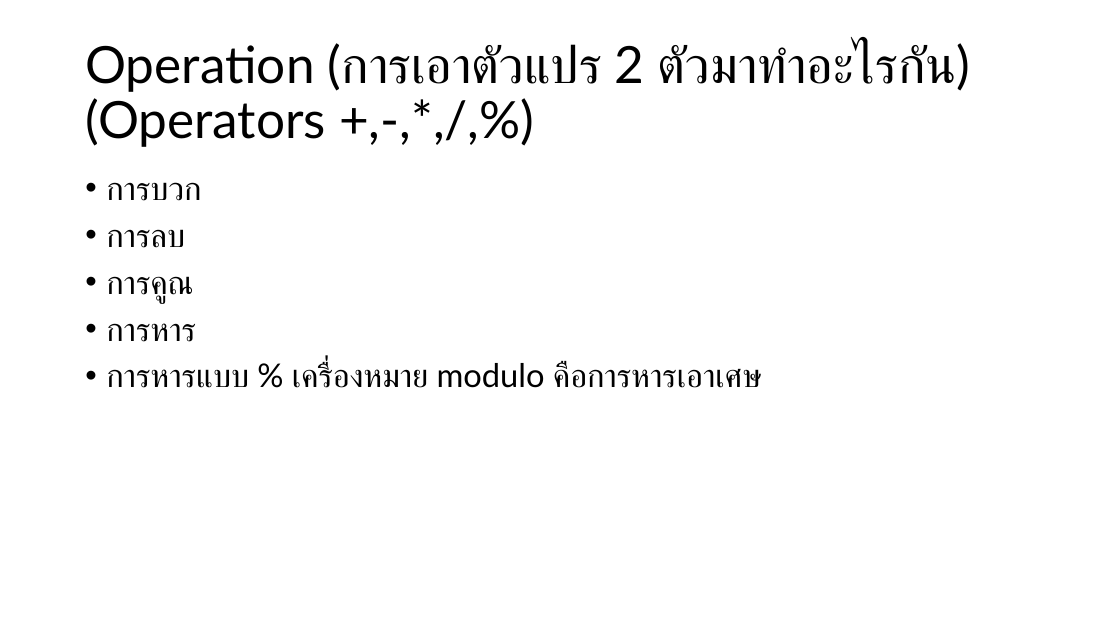
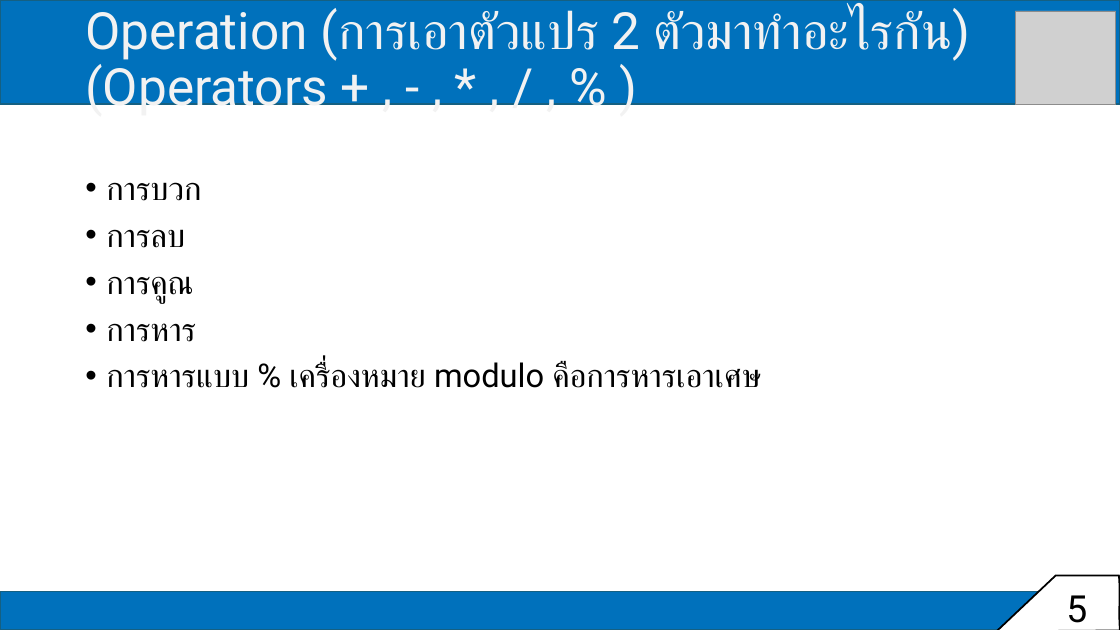
Before and after one commit to tohnperfect/Course-DS-Programming-and-Data-Viz, a slide deck: slide 5 of PPT/Class period 1.pptx. Drawn at 1120x630 pixels with LibreOffice and Linux fonts; fonts in the diff are those of the drawing; grey boxes stand for pictures. Boxes give left, top, right and bottom in pixels: in the first picture for what was removed or moved away, otherwise in the second. Text is boxed around its words. In the diff, an @@ line names an element or a change of style, - is before the commit and + after.

```diff
--- a/PPT/Class period 1.pptx
+++ b/PPT/Class period 1.pptx
@@ rectangle added at <box>0,0,1120,104</box>, fill #0071BC, outline #156082 1.5 pt @@
@@ title at <box>85,10,970,117</box>: text changed; font Lato to Roboto; text colour #000000 to #F2F2F2 @@
-Operation (การเอาตัวแปร 2 ตัวมาทำอะไรกัน)
-(Operators +,-,*,/,%)
+Operation (การเอาตัวแปร 2 ตัวมาทำอะไรกัน)
+(Operators + , - , * , / , % )
@@ picture added at <box>1016,11,1117,104</box> @@
@@ text "การบวก" at <box>106,182,762,388</box>: font Lato to Roboto @@
@@ rectangle added at <box>0,592,1120,630</box>, fill #0071BC, outline #156082 1.5 pt @@
@@ freeform shape added at <box>996,576,1120,630</box>, fill #FFFFFF, outline #000000 1.5 pt @@
@@ text added at <box>1066,595,1087,623</box>, 32 pt, text #000000 @@
+5
```
Also in this commit, not shown: 16 other slides changed, 2 other files.
